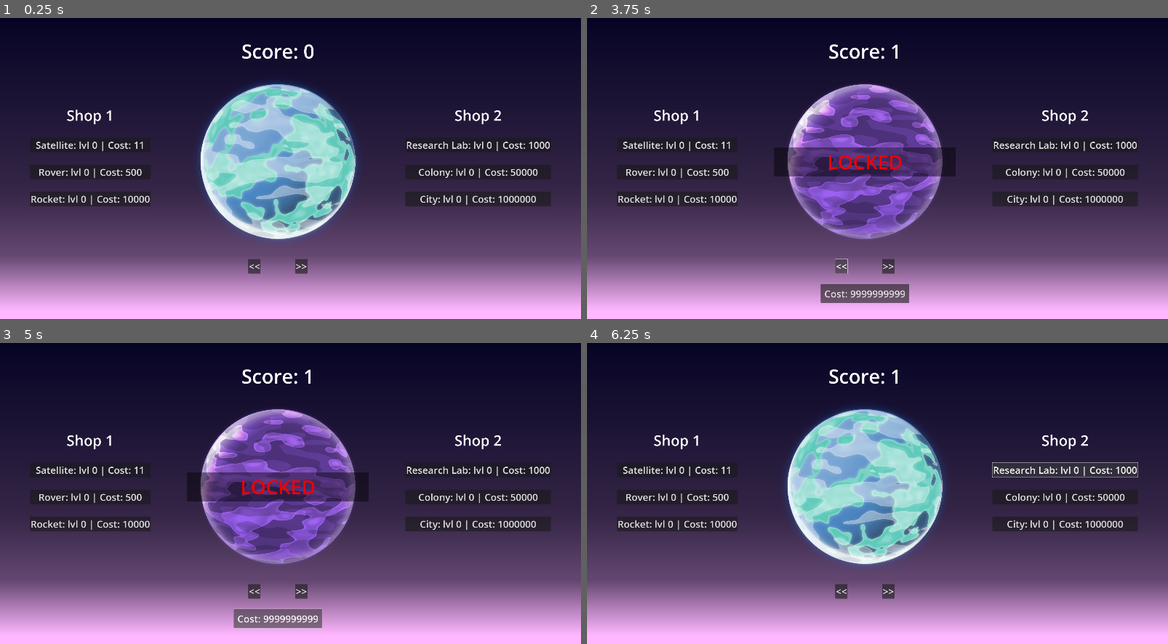
Above: before the commit, frames 1-4 (two rows, left to right).
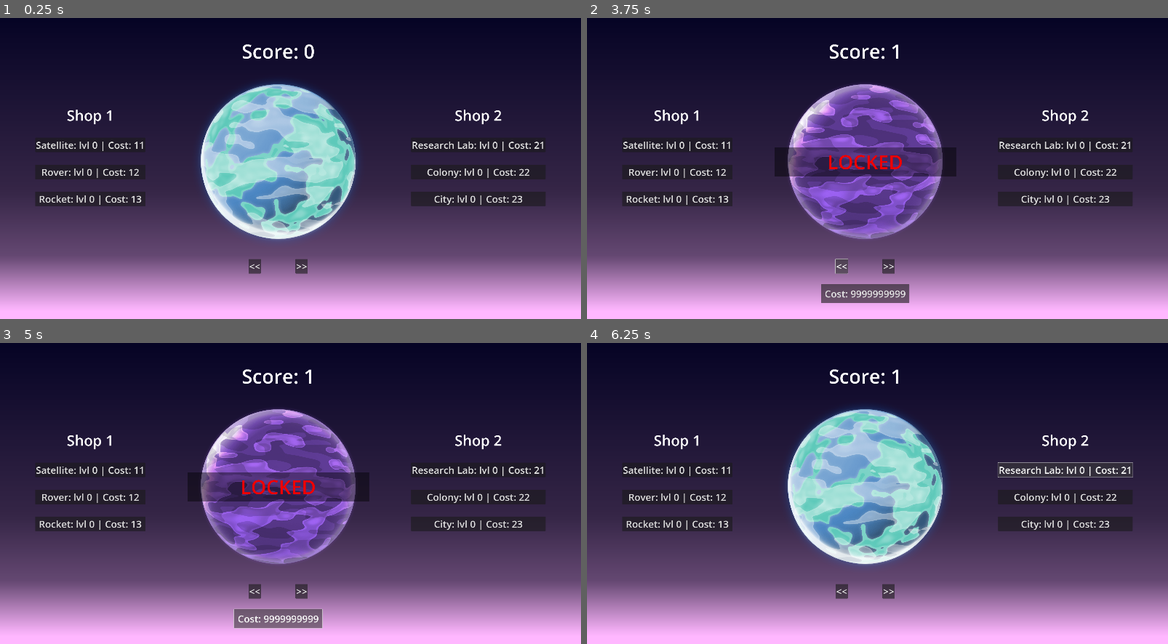
Above: after the commit, the same moments.

Repository: JStaed/planet-clicker-game
Game: Godot game, scene res://scenes/main.tscn
The game is run twice, just before and just after one commit, with the same random seed, the same clock (stepped at 60 frames per second) and the same inputs. The project has no main scene, so this scene is started directly.
Inputs (mouse positions are in pixels of both pictures, inside the frame that each line leads up to):
- Up to frame 1 (0.25 s): no input
- Up to frame 2 (3.75 s): click "Satellite: lvl 0 | Cost: 11" at 0.5 s; click "Rover: lvl 0 | Cost: 500" (after the commit: "Rover: lvl 0 | Cost: 12") at 1.25 s; click "Rocket: lvl 0 | Cost: 10000" (after the commit: "Rocket: lvl 0 | Cost: 13") at 2 s; click (865, 162) at 2.75 s; click "<<" at 3.5 s
- Up to frame 3 (5 s): click "Cost: 9999999999" at 4.25 s
- Up to frame 4 (6.25 s): click ">>" at 5 s; click "Research Lab: lvl 0 | Cost: 1…" (after the commit: "Research Lab: lvl 0 | Cost: 21") at 5.75 s

The runs differ from the first frame. In frame 1, 2.1% of the frame differs, in the area x 5-95%, y 8-86%; in frame 2, 2.2%; in frame 3, 2.2%, in the area x 5-95%, y 8-95%; in frame 4, 2.1%.

Commit message:
Revert "Finished"
This reverts commit 28b84c7b8740c2e8abd277b1a01756f702719018.

Diff:
--- a/scenes/main.tscn
+++ b/scenes/main.tscn
@@ -51,7 +51,7 @@
 
 [node name="HSpacer" parent="CanvasLayer/Control/CanvasContainer" instance=ExtResource("1_jyhfs")]
 layout_mode = 2
-size_flags_stretch_ratio = 0.25
+size_flags_stretch_ratio = 0.5
 
 [node name="Left" type="VBoxContainer" parent="CanvasLayer/Control/CanvasContainer"]
 layout_mode = 2
@@ -99,7 +99,7 @@
 
 [node name="HSpacer4" parent="CanvasLayer/Control/CanvasContainer" instance=ExtResource("1_jyhfs")]
 layout_mode = 2
-size_flags_stretch_ratio = 0.25
+size_flags_stretch_ratio = 0.5
 
 [node name="Middle" type="VBoxContainer" parent="CanvasLayer/Control/CanvasContainer"]
 layout_mode = 2
@@ -198,7 +198,7 @@
 
 [node name="HSpacer3" parent="CanvasLayer/Control/CanvasContainer" instance=ExtResource("1_jyhfs")]
 layout_mode = 2
-size_flags_stretch_ratio = 0.25
+size_flags_stretch_ratio = 0.5
 
 [node name="Right" type="VBoxContainer" parent="CanvasLayer/Control/CanvasContainer"]
 layout_mode = 2
@@ -246,7 +246,7 @@
 
 [node name="HSpacer2" parent="CanvasLayer/Control/CanvasContainer" instance=ExtResource("1_jyhfs")]
 layout_mode = 2
-size_flags_stretch_ratio = 0.25
+size_flags_stretch_ratio = 0.5
 
 [node name="ScorePerSecond" type="Timer" parent="."]
 autostart = true
--- a/scripts/control_manager.gd
+++ b/scripts/control_manager.gd
@@ -55,13 +55,13 @@
 
 var shop_1_prices = [
 	11,
-	500,
-	10000
+	12,
+	13
 ]
 var shop_2_prices = [
-	1000,
-	50000,
-	1000000
+	21,
+	22,
+	23
 ]
 
 var shop_1_upgrade = [
@@ -163,4 +163,3 @@
 
 func _on_score_per_second_timeout() -> void:
 	score += score_per_second * (selected_sprite+1)
-	$CanvasContainer/Middle/ScoreLabel.text = "Score: " + str(score)
